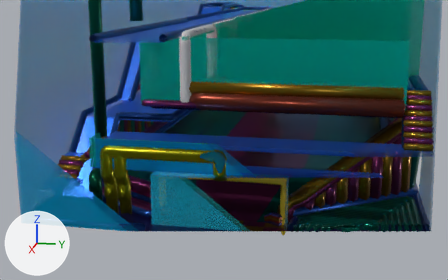
A saved change to the glTF model models/dcl_knockout_stadium.glb.
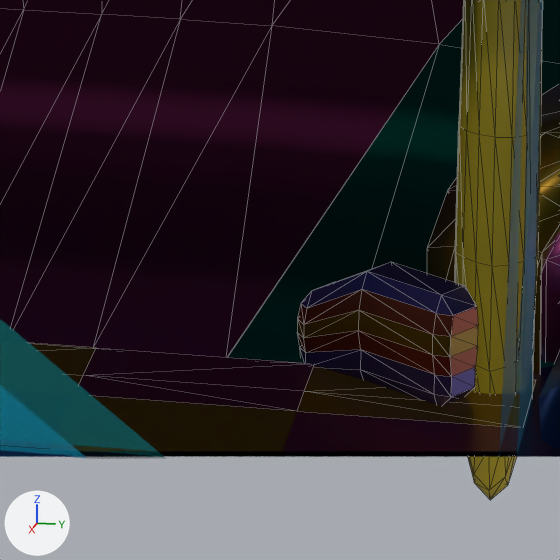
Each version is shown from a 50 mm camera at (64.08, -10.34, 27.49) aimed at (-7.96, -24.75, 9.48), then close up on the part from 52% to 65% of the width and 66% to 86% of the height. The lights are fixed; the arrows at lower left show +X, +Y and +Z. The close-ups show mesh edges as thin lines. Everything nearer to the camera than a plane just in front of the edit is cut away. Objects named as collision shapes, trigger or cutter boxes, shadow casters or lower levels of detail are left out. Where no turn or scale is listed for an object, it has been applied to the vertices. Vertices at the same position are counted once.

The first close-up shows 'Cylinder.006', 'Cylinder.007', 'Cylinder.214', 'Plane.015', 'arch', 'course', 'newCourse_mod', 'pinballGate', 'start_gate_glass'.
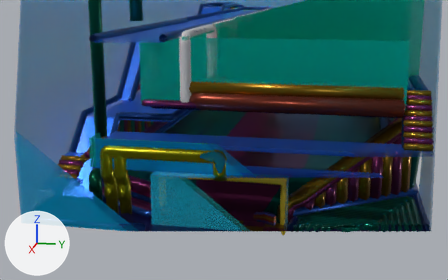
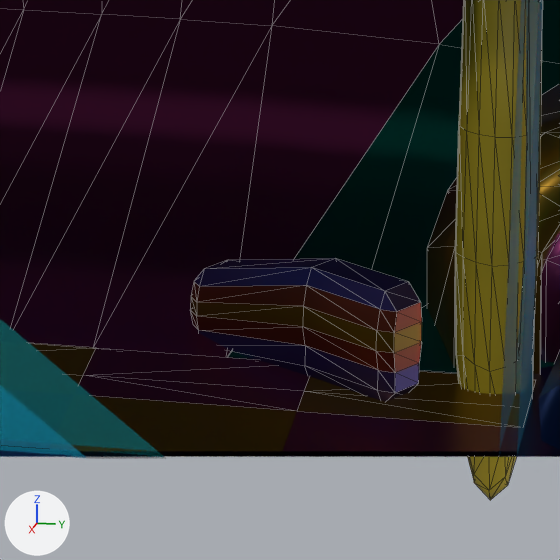
Where the newer file only moved an object's origin or applied its transform, the numbers keep the older frame.

Edits to the bpy script that builds the scene:
```text
Change me_cube_193:
    where me_cube_193.from_pydata(...)  # 124 vertices, 240 faces; spans x -3.7..-1.8, y -35.3..-20.2, z 0.0..1.4
    used by ob_pinballgate; location = (-2.77, 2.98, 0.0)
    me_cube_193 part 1: all 24 vertices in x -3.7..-3.1, y -22.4..-21.9, z 0.0..0.9 are moved by (-0.5, -1.4, 0.0)
    me_cube_193 part 2: all 38 vertices in x -3.2..-2.0, y -21.6..-20.2, z 0.0..1.4 are moved by (0.0, -0.7, 0.0)
```

What differs and where, as boxes (x1, y1, x2, y2) in the close-ups (560 x 560 px; the box of a moved part takes in the faces that stretch with it):
'pinballGate', reshaped
    before: (297, 262, 478, 406)
    after: (190, 258, 422, 401)
part 1 of me_cube_193, moved or reshaped
    before: (297, 263, 387, 380)
    after: (190, 258, 334, 376)
part 2 of me_cube_193, moved or reshaped
    before: (358, 262, 478, 406)
    after: (303, 258, 422, 401)
